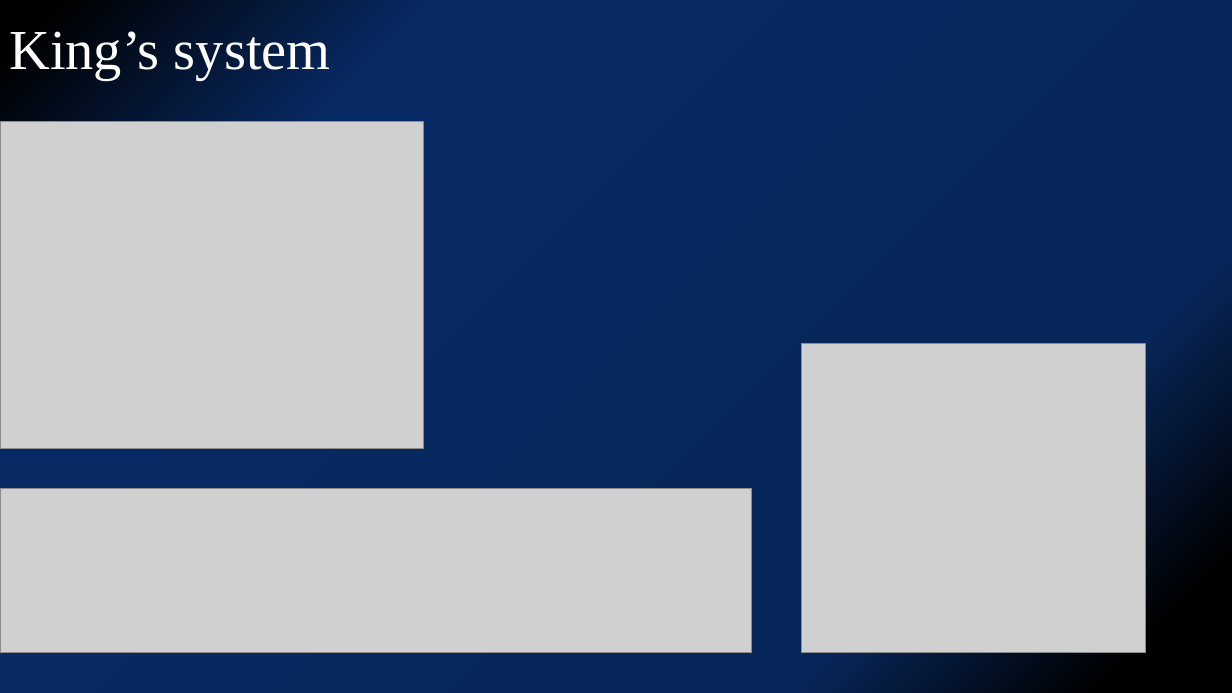
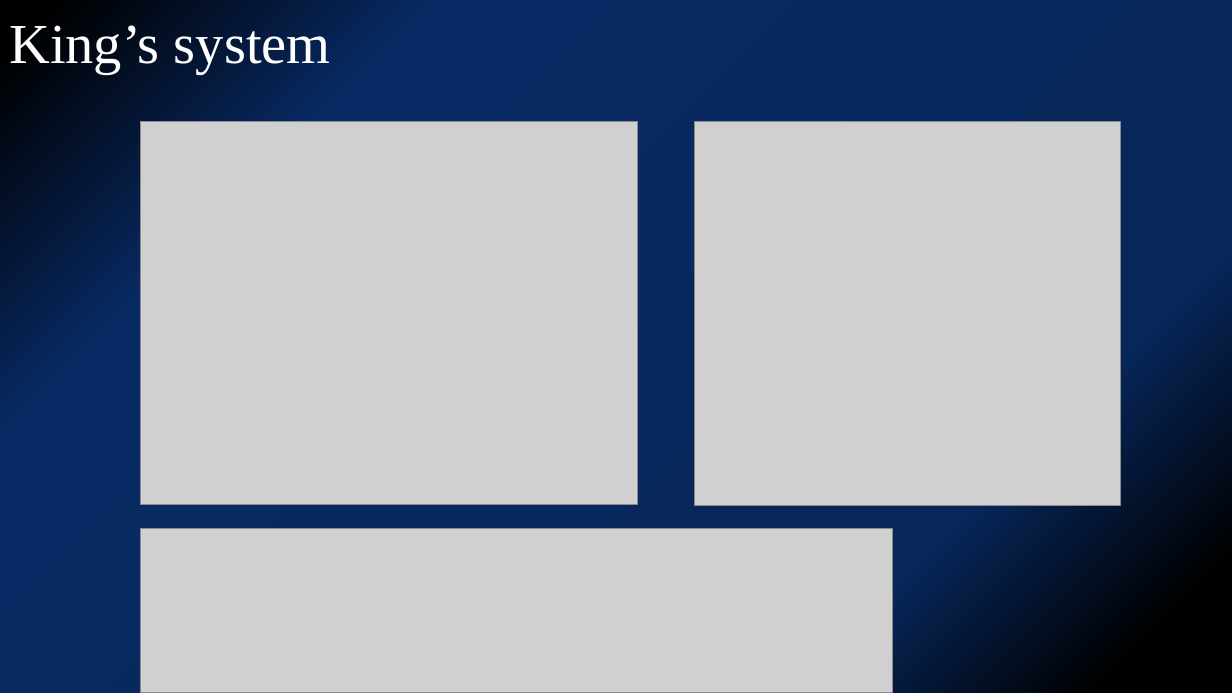
Before and after one commit to kjfdf/lecture, a slide deck: slide 6 of SNUH 심포지엄-유일한.pptx. Drawn at 1232x693 pixels with LibreOffice and Linux fonts; fonts in the diff are those of the drawing; grey boxes stand for pictures. Boxes give left, top, right and bottom in pixels: in the first picture for what was removed or moved away, otherwise in the second. Text is boxed around its words. In the diff, an @@ line names an element or a change of style, - is before the commit and + after.

```diff
--- a/SNUH 심포지엄-유일한.pptx
+++ b/SNUH 심포지엄-유일한.pptx
@@ title "King’s system": place and size @@
-title "King’s system" at <box>9,31,331,80</box>
+title "King’s system" at <box>9,25,331,74</box>
@@ picture: place and size @@
-picture at <box>0,122,423,448</box>
+picture at <box>140,122,638,505</box>
@@ picture: place and size @@
-picture at <box>801,344,1145,653</box>
+picture at <box>694,122,1120,506</box>
@@ picture: place and size @@
-picture at <box>0,488,752,653</box>
+picture at <box>140,529,893,693</box>
```
Also in this commit, not shown: 8 other slides changed, 3 slides added, 4 slides removed, 1 other file.
